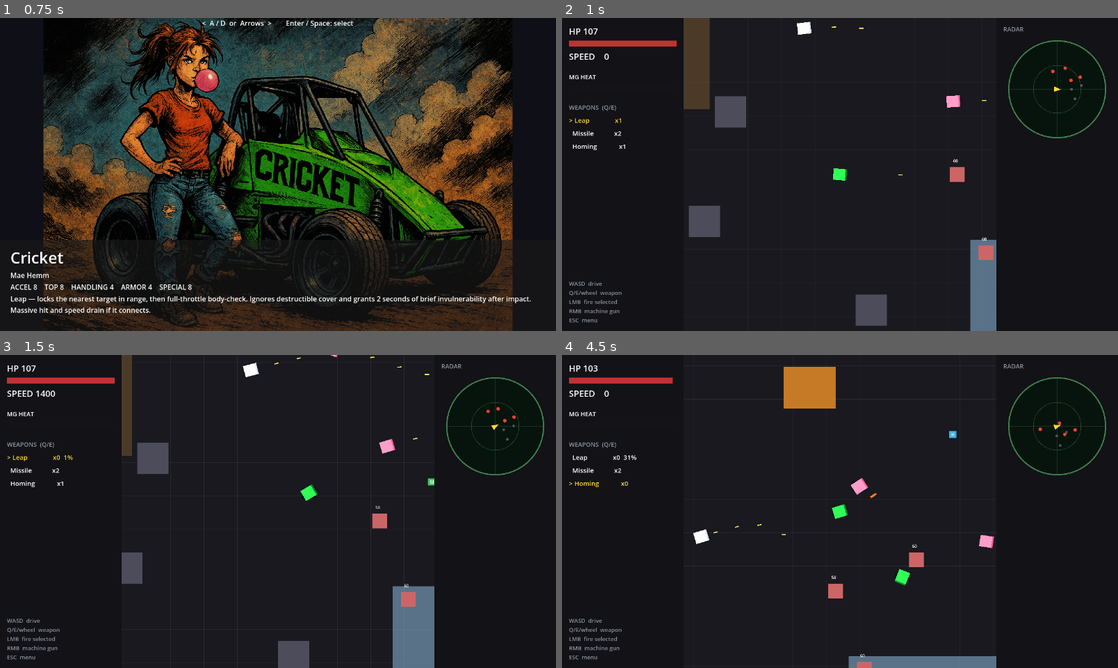
Above: before the commit, frames 1-4 (two rows, left to right).
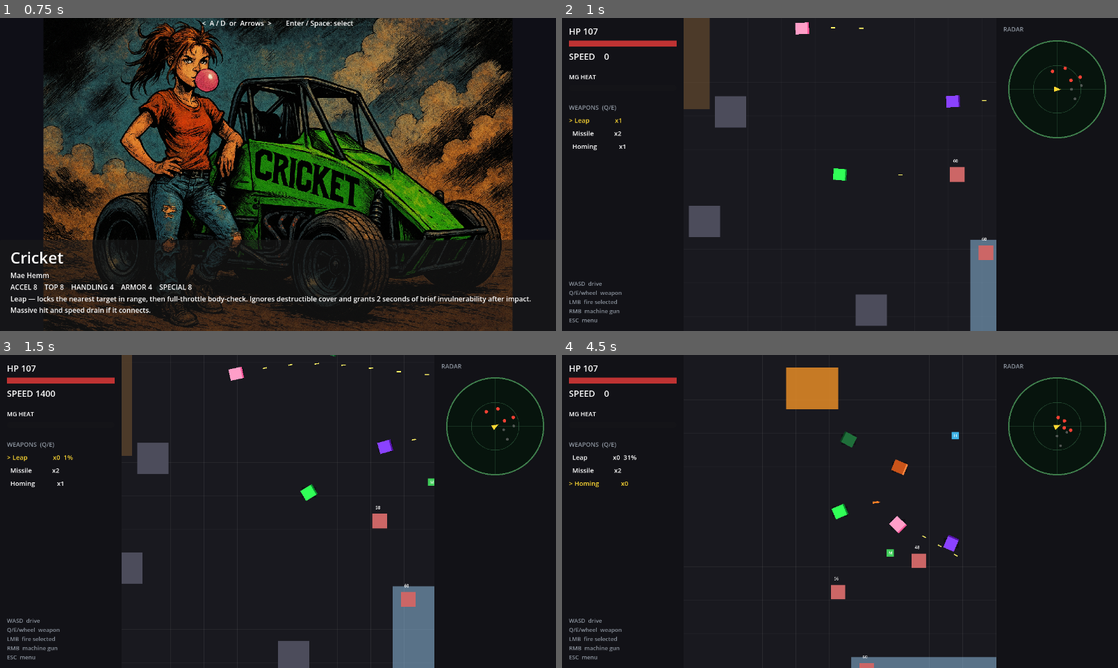
Above: after the commit, the same moments.

Repository: b3p3k0/bentchrome
Game: Godot game, scene res://ui/title.tscn
Same seed, same stepped clock (60 frames per second), same inputs: the game is played once before the commit and once after it.
Inputs (mouse positions are in pixels of both pictures, inside the frame that each line leads up to):
- Up to frame 1 (0.75 s): tap Enter (select_confirm) at 0.5 s; move the mouse to (400, 158) at 0.52 s; hold D (move_right) from 0.53 s (still down); right-click (400, 158) at 0.6 s; click (400, 158) at 0.67 s
- Up to frame 2 (1 s): keep holding D (move_right); tap Space at 0.77 s
- Up to frame 3 (1.5 s): release D (move_right) at 1.25 s; drag from (166, 527) to (66, 380) at 1.27 s
- Up to frame 4 (4.5 s): move the mouse to (895, 442) at 2.02 s; hold D (move_right) 2.03-2.75 s; hold Enter (select_confirm) 2.03-2.75 s; drag from (812, 574) to (840, 511) at 2.77 s; move the mouse to (1006, 558) at 3.52 s; hold A (move_left) 3.53-4.25 s; tap Q (weapon_prev) at 3.6 s; tap Space at 3.77 s; drag from (673, 464) to (973, 542) at 4.27 s

Frame 1 is identical in both runs. In frame 2, 0.2% of the frame differs, in the area x 41-94%, y 1-29%; in frame 3, 0.4%; in frame 4, 1.5%, in the area x 5-93%, y 3-100%.

Commit message:
Randomize opponent spawns: distinct cars, never the player's
Arena enemies were baked into arena.tscn (Kandy Kane x2) — no variety,
guaranteed duplicates, and you could fight your own car. LevelLoader's
picker also wrapped into duplicates (re-adding the player's car) when
spawn points exceeded the roster.

- level_loader.gd: pick_cars()/mix_for_car() now public; explicit
  exclude_id; over-asks clamp to distinct picks with a warning instead
  of wrapping.
- arena.gd: _randomize_enemies() reassigns baked enemies at runtime via
  set_stats(), excluding the player's actual car (works on direct boots
  too); baked .tscn stats are editor previews only.
- test_level_loader.gd: lock the guarantee (distinct + excluded, clamp
  on over-ask).

Co-Authored-By: Claude Fable 5 <noreply@anthropic.com>

Diff:
--- a/levels/arena/arena.gd
+++ b/levels/arena/arena.gd
@@ -2,6 +2,8 @@
 ## Phase 1/2 test arena: grid floor, a drivable vehicle, terrain patches, a
 ## launch ramp, static blocks, target dummies, enemy cars, and a readout.
 ## The floor grid is drawn by the GridFloor child (levels/grid_floor.gd).
+
+const Loader := preload("res://levels/level_loader.gd")
 
 @onready var _player: Vehicle = $Vehicle
 
@@ -9,8 +11,30 @@
 	for autoload_name in ["Dev", "GameState", "SceneFlow", "Spawner", "InputRouter", "AudioDirector"]:
 		if get_node_or_null("/root/" + autoload_name) == null:
 			push_warning("autoload MISSING: " + autoload_name)
+	_randomize_enemies()
 	print("[boot] arena ready — WASD to drive, Space/LMB to fire")
 	add_child(load("res://ui/pause_menu.tscn").instantiate())
 	var dev := get_node_or_null(^"/root/Dev")
 	if dev and dev.enabled:
 		add_child(load("res://ui/dev_dashboard.tscn").instantiate())
+
+## Reassigns the scene's baked enemy cars at runtime: random, all distinct,
+## never the player's car. Children ready before the parent, so _player.stats
+## already reflects the real car (selected or default-fallback) and the swap
+## lands before the first physics tick. Baked .tscn stats are editor previews.
+func _randomize_enemies() -> void:
+	var enemies := []
+	for child in get_children():
+		if child.is_in_group(&"enemies"):
+			enemies.append(child)
+	if enemies.is_empty():
+		return
+	var player_id := ""
+	if _player.stats:
+		player_id = _player.stats.resource_path.get_file().get_basename()
+	var rng := RandomNumberGenerator.new()
+	rng.randomize()
+	var picks: Array = Loader.pick_cars(enemies.size(), player_id, rng)
+	for i in picks.size():
+		enemies[i].set_stats(load("res://data/vehicles/%s.tres" % picks[i]))
+		enemies[i].get_node("Driver").mix = Loader.mix_for_car(picks[i])
--- a/levels/level_loader.gd
+++ b/levels/level_loader.gd
@@ -19,7 +19,7 @@
 ## INTERIM SHIM — ai_profiles.json archetypes -> EnemyDriver.mix weights
 ## (aggressor, ambusher, opportunist). The JSON's vocabulary predates the mix
 ## system ("defender" doesn't exist in-game; opportunist is the nearest fit).
-## When a real AIProfileLoader lands, replace _mix_for_car() and delete this.
+## When a real AIProfileLoader lands, replace mix_for_car() and delete this.
 const ARCHETYPE_MIX := {
 	"aggressor": Vector3(1, 0, 0),
 	"ambusher": Vector3(0, 1, 0),
@@ -164,38 +164,36 @@
 	else:
 		rng.randomize()
 	var scene: PackedScene = load(Catalog.by_id("enemy_spawn").scene)
-	var picks := _pick_cars(level.enemy_spawns.size(), parent, rng)
-	for i in level.enemy_spawns.size():
+	var player_id := ""
+	var gs := parent.get_node_or_null(^"/root/GameState")
+	if gs:
+		player_id = String(gs.selected_vehicle_id)
+	var picks := pick_cars(level.enemy_spawns.size(), player_id, rng)
+	for i in mini(picks.size(), level.enemy_spawns.size()):
 		var enemy := scene.instantiate()
 		enemy.name = "Enemy%d" % (i + 1)
 		enemy.position = Vector2(level.enemy_spawns[i].pos[0], level.enemy_spawns[i].pos[1])
 		enemy.stats = load("res://data/vehicles/%s.tres" % picks[i])
-		enemy.get_node("Driver").mix = _mix_for_car(picks[i])
+		enemy.get_node("Driver").mix = mix_for_car(picks[i])
 		parent.add_child(enemy)
 
-## N distinct roster ids, preferring cars the player isn't driving; refills
-## with duplicates only if the roster runs short.
-static func _pick_cars(count: int, parent: Node2D, rng: RandomNumberGenerator) -> Array:
+## Up to `count` roster ids — always distinct, never `exclude_id` (the player's
+## car). If the roster can't cover the ask, returns fewer picks and warns;
+## callers spawn that many enemies.
+static func pick_cars(count: int, exclude_id: String, rng: RandomNumberGenerator) -> Array:
 	_load_car_data()
-	var player_id := ""
-	var gs := parent.get_node_or_null(^"/root/GameState")
-	if gs:
-		player_id = String(gs.selected_vehicle_id)
-	var pool := _car_ids.filter(func(id: String) -> bool: return id != player_id)
+	var pool := _car_ids.filter(func(id: String) -> bool: return id != exclude_id)
 	if pool.size() < count:
-		pool = _car_ids.duplicate()
+		push_warning("pick_cars: %d enemies asked, only %d distinct cars — spawning fewer" % [count, pool.size()])
 	# Fisher-Yates with the caller's RNG — Array.shuffle() isn't seedable.
 	for i in range(pool.size() - 1, 0, -1):
 		var j := rng.randi_range(0, i)
 		var tmp = pool[i]
 		pool[i] = pool[j]
 		pool[j] = tmp
-	var picks := []
-	for i in count:
-		picks.append(pool[i % pool.size()])
-	return picks
-
-static func _mix_for_car(car_id: String) -> Vector3:
+	return pool.slice(0, count)
+
+static func mix_for_car(car_id: String) -> Vector3:
 	_load_car_data()
 	var archetype: String = _archetype_by_id.get(car_id, "aggressor")
 	return ARCHETYPE_MIX.get(archetype, Vector3(1, 0, 0))
--- a/tests/test_level_loader.gd
+++ b/tests/test_level_loader.gd
@@ -132,8 +132,33 @@
 	_done(f3)
 
 func test_archetype_mix_shim() -> void:
-	t.check(Loader._mix_for_car("cricket") == Vector3(1, 0, 0), "aggressor -> pure aggressor mix")
-	t.check(Loader._mix_for_car("hammertoe") == Vector3(0, 1, 0), "ambusher -> pure ambusher mix")
-	t.check(Loader._mix_for_car("bumper") == Vector3(0, 0, 1), "defender -> opportunist mix (shim)")
-	t.check(Loader._mix_for_car("kandykane") == Vector3(1, 1, 1), "mini_boss -> full blend")
-	t.check(Loader._mix_for_car("not_a_car") == Vector3(1, 0, 0), "unknown car -> aggressor fallback")
+	t.check(Loader.mix_for_car("cricket") == Vector3(1, 0, 0), "aggressor -> pure aggressor mix")
+	t.check(Loader.mix_for_car("hammertoe") == Vector3(0, 1, 0), "ambusher -> pure ambusher mix")
+	t.check(Loader.mix_for_car("bumper") == Vector3(0, 0, 1), "defender -> opportunist mix (shim)")
+	t.check(Loader.mix_for_car("kandykane") == Vector3(1, 1, 1), "mini_boss -> full blend")
+	t.check(Loader.mix_for_car("not_a_car") == Vector3(1, 0, 0), "unknown car -> aggressor fallback")
+
+func test_pick_cars_distinct_and_excludes() -> void:
+	var rng := RandomNumberGenerator.new()
+	rng.seed = 7
+	# 9-car roster minus the excluded one = 8 distinct picks, exactly the ask.
+	var picks: Array = Loader.pick_cars(8, "kandykane", rng)
+	t.check(picks.size() == 8, "full pool ask returns 8 picks")
+	t.check(not picks.has("kandykane"), "excluded car never picked")
+	var unique := {}
+	for id in picks:
+		unique[id] = true
+	t.check(unique.size() == picks.size(), "all picks distinct")
+
+func test_pick_cars_clamps_over_ask() -> void:
+	var rng := RandomNumberGenerator.new()
+	rng.seed = 7
+	# Asking past the pool clamps — never wraps into duplicates or the
+	# excluded car. (Warns; expected here.)
+	var picks: Array = Loader.pick_cars(20, "kandykane", rng)
+	t.check(picks.size() == 8, "over-ask clamps to pool size")
+	t.check(not picks.has("kandykane"), "excluded car stays out on over-ask")
+	var unique := {}
+	for id in picks:
+		unique[id] = true
+	t.check(unique.size() == picks.size(), "clamped picks still distinct")
